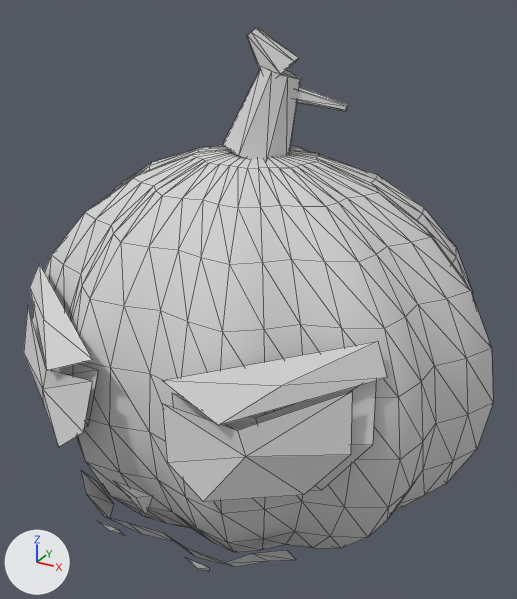
A saved change to the OBJ model assets/character/obj_parts/head.obj.
Before and after are seen from a camera (50 mm lens) standing at (1.156, -2.087, 1.813) and looking at (0.022, -0.024, 0.781). The axes (+X, +Y, +Z) are drawn at lower left. The lights are the same throughout. The first picture is the older version. Mesh edges are drawn as thin lines. Where no turn or scale is listed for an object, it has been applied to the vertices.

The older version as bpy lines, for what is in view:
```python
ob_carved_eye_rim_l = bpy.data.objects.new('Carved_eye_rim_L', me_carved_eye_rim_l)
ob_carved_eye_rim_l.location = (0.0, 0.0, 0.0)
ob_carved_eye_rim_r = bpy.data.objects.new('Carved_eye_rim_R', me_carved_eye_rim_r)
ob_carved_eye_rim_r.location = (0.0, 0.0, 0.0)
ob_dark_eye_socket_l = bpy.data.objects.new('Dark_eye_socket_L', me_dark_eye_socket_l)
ob_dark_eye_socket_l.location = (0.0, 0.0, 0.0)
ob_dark_eye_socket_r = bpy.data.objects.new('Dark_eye_socket_R', me_dark_eye_socket_r)
ob_dark_eye_socket_r.location = (0.0, 0.0, 0.0)
ob_jagged_pumpkin_scowl = bpy.data.objects.new('Jagged_pumpkin_scowl', me_jagged_pumpkin_scowl)
ob_jagged_pumpkin_scowl.location = (0.0, 0.0, 0.0)
ob_nose_small_triangle = bpy.data.objects.new('Nose_small_triangle', me_nose_small_triangle)
ob_nose_small_triangle.location = (0.0, 0.0, 0.0)
ob_one_tooth_l = bpy.data.objects.new('One_tooth_L', me_one_tooth_l)
ob_one_tooth_l.location = (0.0, 0.0, 0.0)
ob_one_tooth_r = bpy.data.objects.new('One_tooth_R', me_one_tooth_r)
ob_one_tooth_r.location = (0.0, 0.0, 0.0)
ob_stem_bent_top = bpy.data.objects.new('Stem_bent_top', me_stem_bent_top)
ob_stem_bent_top.location = (0.0, 0.0, 0.0)
# also in view: 'Raised_angry_brow_L' at (-0.385, -0.59, 0.85); 'Pumpkin_HEAD_fluted_shell' at (0.0, 0.0, 0.59); 'Stem_trunk' at (0.013, 0.0, 1.423); 'Raised_angry_brow_R' at (0.385, -0.59, 0.85)
```
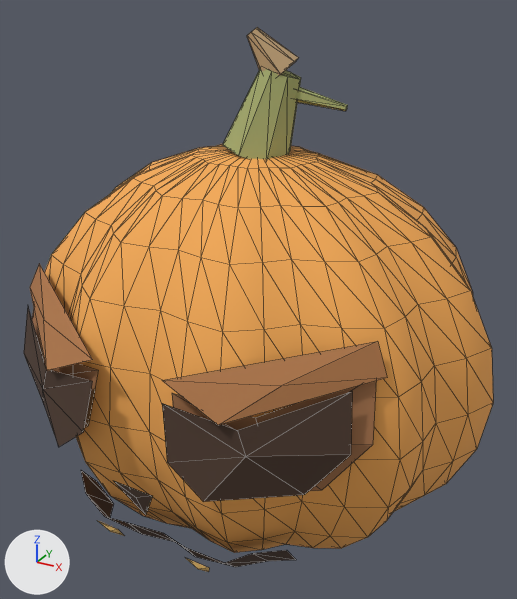
Edits to the bpy script that builds the scene:
```text
Change me_carved_eye_rim_l:
    where me_carved_eye_rim_l.from_pydata(...)  # 8 vertices, 7 faces; spans x -0.64..-0.13, y -0.747..-0.451, z 0.5..0.85
    remove me_carved_eye_rim_l.materials.append(mat_material_default)  # light grey #d3d3d3
    add me_carved_eye_rim_l.materials.append(mat_material_00_05_carved_inner_edge)  # brown #a26f48
Change me_carved_eye_rim_r:
    where me_carved_eye_rim_r.from_pydata(...)  # 8 vertices, 7 faces; spans x 0.13..0.64, y -0.747..-0.451, z 0.5..0.85
    remove me_carved_eye_rim_r.materials.append(mat_material_default)  # light grey #d3d3d3
    add me_carved_eye_rim_r.materials.append(mat_material_00_05_carved_inner_edge)  # brown #a26f48
Change me_dark_eye_socket_l:
    where me_dark_eye_socket_l.from_pydata(...)  # 8 vertices, 7 faces; spans x -0.602..-0.122, y -0.779..-0.531, z 0.507..0.829
    remove me_dark_eye_socket_l.materials.append(mat_material_default)  # light grey #d3d3d3
    add me_dark_eye_socket_l.materials.append(mat_material_01_04_deep_carved_sockets)  # brown #4b372b
Change me_dark_eye_socket_r:
    where me_dark_eye_socket_r.from_pydata(...)  # 8 vertices, 7 faces; spans x 0.122..0.602, y -0.779..-0.531, z 0.507..0.829
    remove me_dark_eye_socket_r.materials.append(mat_material_default)  # light grey #d3d3d3
    add me_dark_eye_socket_r.materials.append(mat_material_01_04_deep_carved_sockets)  # brown #4b372b
Change me_jagged_pumpkin_scowl:
    where me_jagged_pumpkin_scowl.from_pydata(...)  # 18 vertices, 16 faces; spans x -0.41..0.41, y -0.675..-0.48, z 0.08..0.24
    remove me_jagged_pumpkin_scowl.materials.append(mat_material_default)  # light grey #d3d3d3
    add me_jagged_pumpkin_scowl.materials.append(mat_material_01_04_deep_carved_sockets)  # brown #4b372b
Change me_nose_small_triangle:
    where me_nose_small_triangle.from_pydata(...)  # 4 vertices, 3 faces; spans x -0.074..0.074, y -0.7583..-0.7079, z 0.31..0.45
    remove me_nose_small_triangle.materials.append(mat_material_default)  # light grey #d3d3d3
    add me_nose_small_triangle.materials.append(mat_material_01_04_deep_carved_sockets)  # brown #4b372b
Change me_one_tooth_l:
    where me_one_tooth_l.from_pydata(...)  # 4 vertices, 3 faces; spans x -0.22..-0.13, y -0.6944..-0.624, z 0.09..0.19
    remove me_one_tooth_l.materials.append(mat_material_default)  # light grey #d3d3d3
    add me_one_tooth_l.materials.append(mat_material_02_02_pumpkin_highlights)  # orange #fdcb76
Change me_one_tooth_r:
    where me_one_tooth_r.from_pydata(...)  # 4 vertices, 3 faces; spans x 0.13..0.22, y -0.6944..-0.624, z 0.09..0.19
    remove me_one_tooth_r.materials.append(mat_material_default)  # light grey #d3d3d3
    add me_one_tooth_r.materials.append(mat_material_02_02_pumpkin_highlights)  # orange #fdcb76
Change me_pumpkin_head_fluted_shell:
    where me_pumpkin_head_fluted_shell.from_pydata(...)  # 520 vertices, 1036 faces; spans x -0.87..0.87, y -0.7..0.7, z -0.14..1.32
    remove me_pumpkin_head_fluted_shell.materials.append(mat_material_default)  # light grey #d3d3d3
    add me_pumpkin_head_fluted_shell.materials.append(mat_material_03_01_golden_pumpkin)  # orange #f3aa55
Change me_raised_angry_brow_l:
    where me_raised_angry_brow_l.from_pydata(...)  # 5 vertices, 4 faces; spans x -0.65..-0.12, y -0.749..-0.432, z 0.76..0.94
    remove me_raised_angry_brow_l.materials.append(mat_material_default)  # light grey #d3d3d3
    add me_raised_angry_brow_l.materials.append(mat_material_04_03_pumpkin_groove_brown)  # brown #aa7345
Change me_raised_angry_brow_r:
    where me_raised_angry_brow_r.from_pydata(...)  # 5 vertices, 4 faces; spans x 0.12..0.65, y -0.749..-0.432, z 0.76..0.94
    remove me_raised_angry_brow_r.materials.append(mat_material_default)  # light grey #d3d3d3
    add me_raised_angry_brow_r.materials.append(mat_material_04_03_pumpkin_groove_brown)  # brown #aa7345
Change me_stem_bent_top:
    where me_stem_bent_top.from_pydata(...)  # 14 vertices, 24 faces; spans x -0.027..0.133, y -0.033..0.097, z 1.518..1.693
    remove me_stem_bent_top.materials.append(mat_material_default)  # light grey #d3d3d3
    add me_stem_bent_top.materials.append(mat_material_05_08_dry_branch_highlight)  # brown #bfa076
Change me_stem_curling_leaf:
    where me_stem_curling_leaf.from_pydata(...)  # 10 vertices, 16 faces; spans x 0.094..0.293, y 0.005..0.07, z 1.45..1.524
    remove me_stem_curling_leaf.materials.append(mat_material_default)  # light grey #d3d3d3
    add me_stem_curling_leaf.materials.append(mat_material_06_06_dry_green_stem)  # yellow #a6ad6f
Change me_stem_trunk:
    where me_stem_trunk.from_pydata(...)  # 16 vertices, 28 faces; spans x -0.115..0.142, y -0.119..0.119, z 1.267..1.579
    remove me_stem_trunk.materials.append(mat_material_default)  # light grey #d3d3d3
    add me_stem_trunk.materials.append(mat_material_06_06_dry_green_stem)  # yellow #a6ad6f
```

What differs and where, as boxes [x1, y1, x2, y2] in the pictures (517 x 599 px):
'Pumpkin_HEAD_fluted_shell', recoloured (light grey to orange)
    both: [45, 144, 493, 553]
'Dark_eye_socket_R', recoloured (light grey to brown)
    both: [162, 392, 352, 502]
'Raised_angry_brow_R', recoloured (light grey to brown)
    both: [162, 341, 387, 425]
'Stem_trunk', recoloured (light grey to yellow)
    both: [223, 69, 301, 159]
'Dark_eye_socket_L', recoloured (light grey to brown)
    both: [24, 307, 92, 447]
'Carved_eye_rim_R', recoloured
    both: [172, 381, 376, 491]
'Raised_angry_brow_L', recoloured (light grey to brown)
    both: [30, 263, 92, 371]
'Jagged_pumpkin_scowl', recoloured
    both: [81, 470, 296, 567]
'Stem_bent_top', recoloured (light grey to brown)
    both: [247, 27, 299, 76]
'Carved_eye_rim_L', recoloured
    both: [32, 309, 98, 428]
'Stem_curling_leaf', recoloured (light grey to yellow)
    both: [295, 87, 348, 111]
'Nose_small_triangle', recoloured (light grey to brown)
    both: [114, 481, 152, 515]
'One_tooth_R', recoloured
    both: [186, 558, 209, 572]
'One_tooth_L', recoloured
    both: [97, 520, 124, 536]
